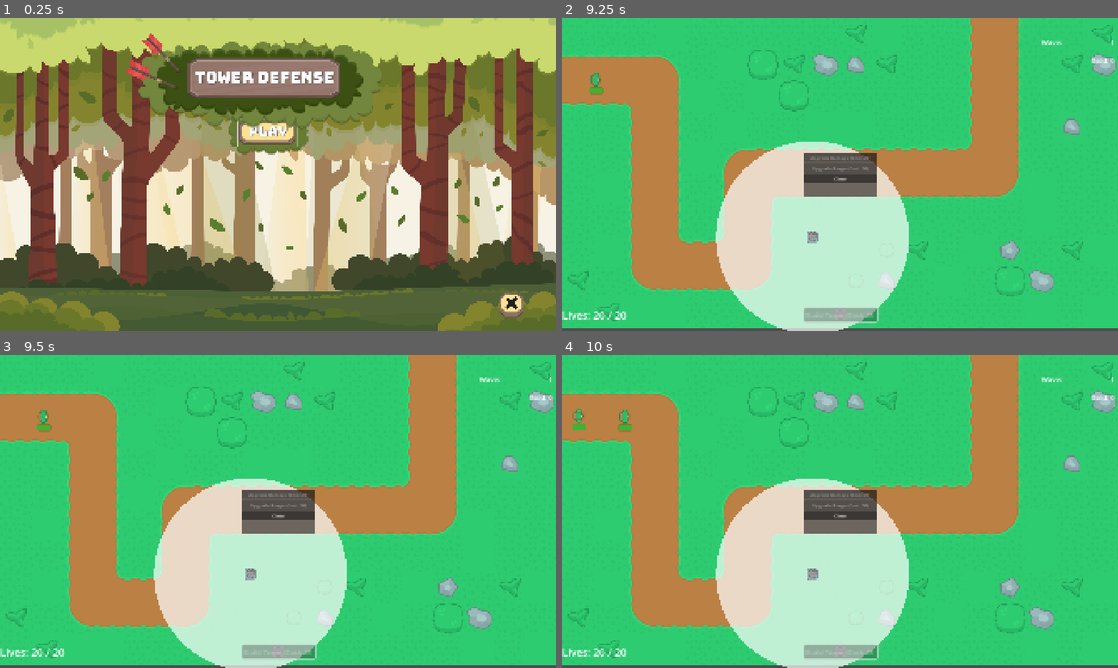
Above: before the commit, frames 1-4 (two rows, left to right).
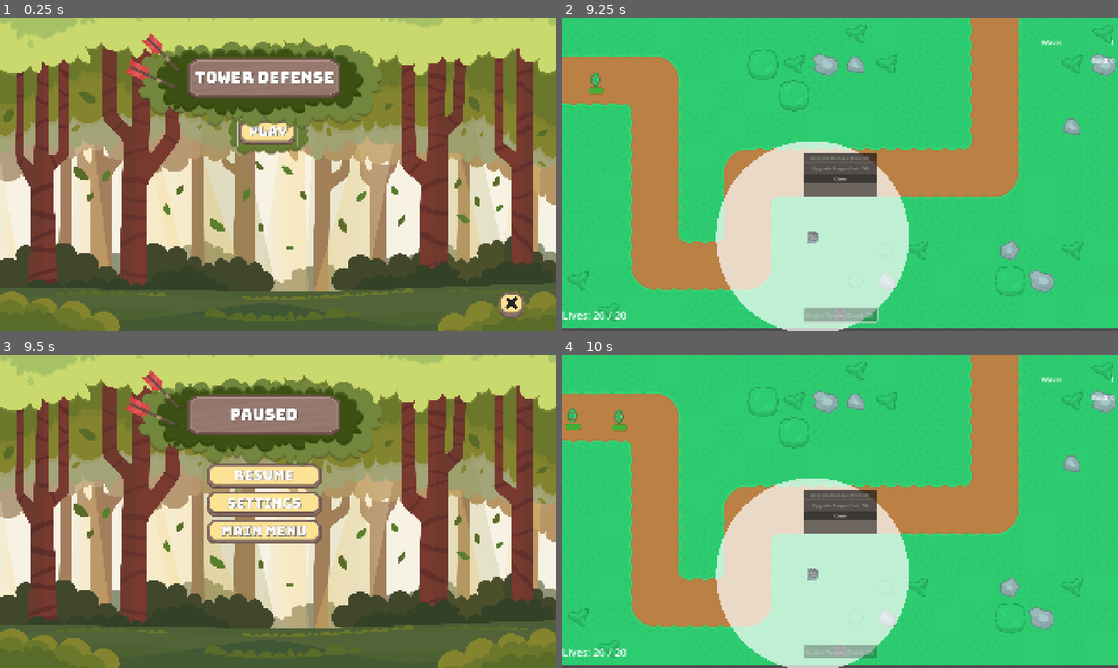
Above: after the commit, the same moments.

Repository: xMOROx/tower-defense-2d
Game: Godot game, scene res://scenes/ui/MainMenu.tscn
Two runs of this game, one before a commit and one after it. Both use one fixed random seed, a clock stepped at 60 frames per second and the inputs below.
Inputs (mouse positions are in pixels of both pictures, inside the frame that each line leads up to):
- Up to frame 1 (0.25 s): no input
- Up to frame 2 (9.25 s): click "PLAY" at 0.5 s; click (1090, 302) at 1.25 s; click "PLAY" at 2 s; click "1" at 2.75 s; click "Build Tower (Cost: 50)" at 3.5 s; click "Build Tower (Cost: 50)" at 4.25 s; click "Build Tower (Cost: 50)" at 5 s; tap Enter at 5.75, 7.25 s; move the mouse to (840, 315) at 5.77 s; click (840, 315) at 5.92 s; tap Space at 6.5, 8 s; move the mouse to (728, 190) at 6.52 s; click (728, 190) at 6.67 s; move the mouse to (728, 190) at 7.27 s; click (728, 190) at 7.42 s; move the mouse to (812, 237) at 8.02 s; click (812, 237) at 8.17 s; move the mouse to (812, 237) at 8.77 s; click (812, 237) at 8.92 s
- Up to frame 3 (9.5 s): tap Escape (ui_cancel) at 9.4 s
- Up to frame 4 (10 s): click (823, 477) at 9.5 s, where only the run after the commit has a clickable "RESUME"

Frames 1-2 are identical in both runs. In frame 3, 99% of the frame differs, in the area x 0-100%, y 0-100%; in frame 4, 0.3%.

Commit message:
Added PauseMenu

Diff:
--- a/scenes/maps/Level_1.tscn
+++ b/scenes/maps/Level_1.tscn
@@ -33,7 +33,7 @@
 [sub_resource type="RectangleShape2D" id="RectangleShape2D_hekkk"]
 size = Vector2(80.5785, 105.176)
 
-[node name="Map1" type="Node2D"]
+[node name="Level" type="Node2D"]
 script = ExtResource("1_55yl8")
 basic_tower_scene = ExtResource("2_vkvtd")
 
--- /dev/null
+++ b/scenes/ui/PauseMenu.tscn
@@ -0,0 +1,159 @@
+[gd_scene load_steps=9 format=3 uid="uid://cwn7xucb2vqkr"]
+
+[ext_resource type="Script" uid="uid://bk412oi4pteis" path="res://src/ui/PauseMenu.gd" id="1_rw35d"]
+[ext_resource type="Texture2D" uid="uid://d1erk6d0yg0ek" path="res://assets/ui/Background/Vector/Forest.png" id="2_kncl5"]
+[ext_resource type="Texture2D" uid="uid://cep726f8mgaxb" path="res://assets/ui/Logotype/ButtonBack.png" id="3_clp4r"]
+[ext_resource type="Texture2D" uid="uid://deu4w506i5xnc" path="res://assets/ui/Button/Rect/Fill/Default@2x1.png" id="4_rw35d"]
+[ext_resource type="FontFile" uid="uid://crg0iil34cmrw" path="res://assets/fonts/Bungee-Regular.otf" id="5_qjd48"]
+[ext_resource type="Texture2D" uid="uid://ha7txee8no8o" path="res://assets/ui/Logotype/Back.png" id="6_ff4wq"]
+[ext_resource type="Texture2D" uid="uid://ciopj22wymlcd" path="res://assets/ui/Logotype/NameBack.png" id="7_nqw28"]
+[ext_resource type="Texture2D" uid="uid://chmk7abvx17df" path="res://assets/ui/Logotype/Arrow.png" id="8_7uy2f"]
+
+[node name="PauseMenu" type="Control"]
+process_mode = 2
+layout_mode = 3
+anchors_preset = 0
+offset_right = 40.0
+offset_bottom = 40.0
+script = ExtResource("1_rw35d")
+
+[node name="Background" type="TextureRect" parent="."]
+layout_mode = 0
+offset_right = 1920.0
+offset_bottom = 1080.0
+texture = ExtResource("2_kncl5")
+expand_mode = 1
+flip_h = true
+
+[node name="ButtonBush" type="TextureRect" parent="Background"]
+visible = false
+layout_mode = 0
+offset_left = 558.0
+offset_top = 302.0
+offset_right = 1261.0
+offset_bottom = 715.0
+texture = ExtResource("3_clp4r")
+expand_mode = 1
+
+[node name="Buttons" type="VBoxContainer" parent="Background"]
+layout_mode = 0
+offset_left = 711.0
+offset_top = 372.0
+offset_right = 1111.0
+offset_bottom = 656.0
+
+[node name="ResumeButton" type="Button" parent="Background/Buttons"]
+layout_mode = 2
+icon = ExtResource("4_rw35d")
+flat = true
+
+[node name="ResumeLabel" type="Label" parent="Background/Buttons/ResumeButton"]
+offset_left = 12.0
+offset_top = 10.0
+offset_right = 388.0
+offset_bottom = 74.0
+theme_override_colors/font_shadow_color = Color(0, 0, 0, 1)
+theme_override_colors/font_outline_color = Color(0.960784, 0.486275, 0, 1)
+theme_override_fonts/font = ExtResource("5_qjd48")
+theme_override_font_sizes/font_size = 48
+text = "RESUME"
+horizontal_alignment = 1
+vertical_alignment = 1
+
+[node name="SettingsButton" type="Button" parent="Background/Buttons"]
+layout_mode = 2
+icon = ExtResource("4_rw35d")
+flat = true
+
+[node name="SettingsLabel" type="Label" parent="Background/Buttons/SettingsButton"]
+layout_mode = 0
+offset_left = 12.0
+offset_top = 10.0
+offset_right = 388.0
+offset_bottom = 74.0
+theme_override_colors/font_shadow_color = Color(0, 0, 0, 1)
+theme_override_colors/font_outline_color = Color(0.960784, 0.486275, 0, 1)
+theme_override_fonts/font = ExtResource("5_qjd48")
+theme_override_font_sizes/font_size = 48
+text = "SETTINGS"
+horizontal_alignment = 1
+vertical_alignment = 1
+
+[node name="MainMenuButton" type="Button" parent="Background/Buttons"]
+layout_mode = 2
+icon = ExtResource("4_rw35d")
+flat = true
+
+[node name="MainMenuLabel" type="Label" parent="Background/Buttons/MainMenuButton"]
+offset_left = 12.0
+offset_top = 10.0
+offset_right = 388.0
+offset_bottom = 74.0
+theme_override_colors/font_shadow_color = Color(0, 0, 0, 1)
+theme_override_colors/font_outline_color = Color(0.960784, 0.486275, 0, 1)
+theme_override_fonts/font = ExtResource("5_qjd48")
+theme_override_font_sizes/font_size = 48
+text = "MAIN MENU"
+horizontal_alignment = 1
+vertical_alignment = 1
+
+[node name="Bush" type="TextureRect" parent="Background"]
+layout_mode = 1
+anchors_preset = -1
+anchor_left = 0.495
+anchor_top = 0.292
+anchor_right = 0.495
+anchor_bottom = 0.292
+offset_left = -474.4
+offset_top = -234.36
+offset_right = 369.6
+offset_bottom = 69.64
+grow_horizontal = 2
+grow_vertical = 2
+texture = ExtResource("6_ff4wq")
+expand_mode = 1
+
+[node name="TextBackground" type="TextureRect" parent="Background"]
+layout_mode = 0
+offset_left = 644.0
+offset_top = 133.0
+offset_right = 1173.0
+offset_bottom = 279.0
+texture = ExtResource("7_nqw28")
+expand_mode = 1
+flip_h = true
+
+[node name="Arrow" type="TextureRect" parent="Background"]
+layout_mode = 0
+offset_left = 487.0
+offset_top = 77.0
+offset_right = 531.0
+offset_bottom = 254.0
+rotation = -0.760964
+texture = ExtResource("8_7uy2f")
+expand_mode = 1
+stretch_mode = 4
+
+[node name="Arrow2" type="TextureRect" parent="Background"]
+layout_mode = 0
+offset_left = 428.0
+offset_top = 185.0
+offset_right = 481.0
+offset_bottom = 382.0
+rotation = -1.14145
+texture = ExtResource("8_7uy2f")
+expand_mode = 1
+stretch_mode = 4
+
+[node name="Title" type="Label" parent="Background"]
+layout_mode = 0
+offset_left = 672.0
+offset_top = 175.0
+offset_right = 1151.0
+offset_bottom = 232.0
+theme_override_colors/font_color = Color(1, 1, 1, 1)
+theme_override_colors/font_shadow_color = Color(0, 0, 0, 1)
+theme_override_fonts/font = ExtResource("5_qjd48")
+theme_override_font_sizes/font_size = 56
+text = "PAUSED"
+horizontal_alignment = 1
--- a/src/managers/GameManager.gd
+++ b/src/managers/GameManager.gd
@@ -18,6 +18,10 @@
 	current_currency = 100
 	current_wave_number = 0
 	print("GameManager Ready. Lives:", current_lives, "Currency:", current_currency)
+
+func _input(event):
+	if event.is_action_pressed("ui_cancel"):
+		SceneManager.toggle_pause_menu()
 
 # --- Lives ---
 func lose_life():
--- a/src/managers/SceneManager.gd
+++ b/src/managers/SceneManager.gd
@@ -3,23 +3,25 @@
 var main_menu_path = "res://scenes/ui/MainMenu.tscn"
 var level_select_path = "res://scenes/ui/LevelSelect.tscn"
 var game_over_path = "res://scenes/ui/GameOver.tscn"
-
+var pause_menu_path = "res://scenes/ui/PauseMenu.tscn" # Path to your PauseMenu scene
 
 var current_scene_node: Node = null
 var last_played_level_path: String = ""
+var pause_menu_instance: Node = null
+var is_game_paused: bool = false
 
 func _ready():
 	var root = get_tree().root
 	current_scene_node = root.get_child(root.get_child_count() - 1)
 
 func goto_main_menu():
-	_change_scene(main_menu_path)
+	_change_scene(main_menu_path, false)
 
 func goto_level_select():
-	_change_scene(level_select_path)
+	_change_scene(level_select_path, false)
 
 func goto_game_over():
-	_change_scene(game_over_path)
+	_change_scene(game_over_path, false)
 
 func goto_level(level_scene_path: String):
 	if level_scene_path.is_empty() or not ResourceLoader.exists(level_scene_path):
@@ -28,7 +30,7 @@
 		return
 
 	last_played_level_path = level_scene_path
-	_change_scene(level_scene_path)
+	_change_scene(level_scene_path, true)
 
 func retry_level():
 	if last_played_level_path.is_empty():
@@ -39,20 +41,19 @@
 	GameManager.reset_game()
 
 	print("SceneManager: Retrying level:", last_played_level_path)
-	_change_scene(last_played_level_path)
+	_change_scene(last_played_level_path, true)
 
-func _change_scene(scene_path: String):
+func _change_scene(scene_path: String, is_level: bool = false):
 	print("SceneManager: Changing scene to:", scene_path)
 
-	if scene_path == main_menu_path or scene_path == level_select_path:
-		pass
+	call_deferred("_deferred_change_scene", scene_path, is_level)
 
-	call_deferred("_deferred_change_scene", scene_path)
-
-func _deferred_change_scene(scene_path: String):
+func _deferred_change_scene(scene_path: String, is_level: bool = false):
 	if is_instance_valid(current_scene_node):
 		current_scene_node.queue_free()
 		current_scene_node = null
+
+	_remove_pause_menu()
 
 	var next_scene_res = ResourceLoader.load(scene_path)
 	if next_scene_res == null:
@@ -69,3 +70,41 @@
 		return
 
 	get_tree().root.add_child(current_scene_node)
+	if is_level:
+		_add_pause_menu()
+
+func _add_pause_menu():
+	if pause_menu_instance == null and ResourceLoader.exists(pause_menu_path):
+		var pause_scene = ResourceLoader.load(pause_menu_path)
+		if pause_scene:
+			pause_menu_instance = pause_scene.instantiate()
+			if current_scene_node.get_node("HUD"):
+				current_scene_node.get_node("HUD").add_child(pause_menu_instance)
+			else:
+				printerr("SceneManager Error: Current scene does not have a HUD node.")
+				return
+			pause_menu_instance.visible = false # Initially hidden
+		else:
+			printerr("SceneManager Error: Failed to load PauseMenu scene.")
+
+func _remove_pause_menu():
+	if is_instance_valid(pause_menu_instance):
+		pause_menu_instance.queue_free()
+		pause_menu_instance = null
+		get_tree().paused = false
+		is_game_paused = false
+
+func toggle_pause_menu():
+	if pause_menu_instance == null:
+		return # this is not pausable scene
+
+	is_game_paused = !is_game_paused
+	get_tree().paused = is_game_paused
+	if is_instance_valid(pause_menu_instance):
+		pause_menu_instance.visible = is_game_paused
+
+func _on_resume_game():
+	toggle_pause_menu()
+
+func _on_quit_to_menu():
+	goto_main_menu()
--- /dev/null
+++ b/src/ui/PauseMenu.gd
@@ -0,0 +1,19 @@
+extends Control
+
+@onready var resume_button: Button = $Background/Buttons/ResumeButton
+@onready var settings_button: Button = $Background/Buttons/SettingsButton
+@onready var main_menu_button: Button = $Background/Buttons/MainMenuButton
+
+func _ready():
+	resume_button.pressed.connect(_on_resume_button_pressed)
+	settings_button.pressed.connect(_on_settings_button_pressed)
+	main_menu_button.pressed.connect(_on_main_menu_button_pressed)
+
+func _on_resume_button_pressed():
+	SceneManager.toggle_pause_menu()
+
+func _on_main_menu_button_pressed():
+	SceneManager.goto_main_menu()
+
+func _on_settings_button_pressed():
+	print("PauseMenu: Settings button pressed")
Binary file added: assets/ui/Button/Rect/Fill/Default@2x1.png
Not shown, added: assets/ui/Button/Rect/Fill/Default@2x1.png.import
